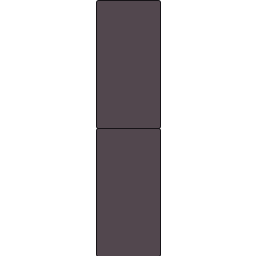
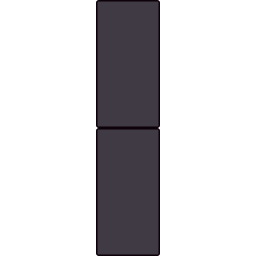
Two versions of the same layered image (w=256, h=256). Layer-by-layer changes:
painted on "DoorTop" over box(96, 0, 161, 129)
painted on "DoorBottom" over box(96, 128, 161, 256)
